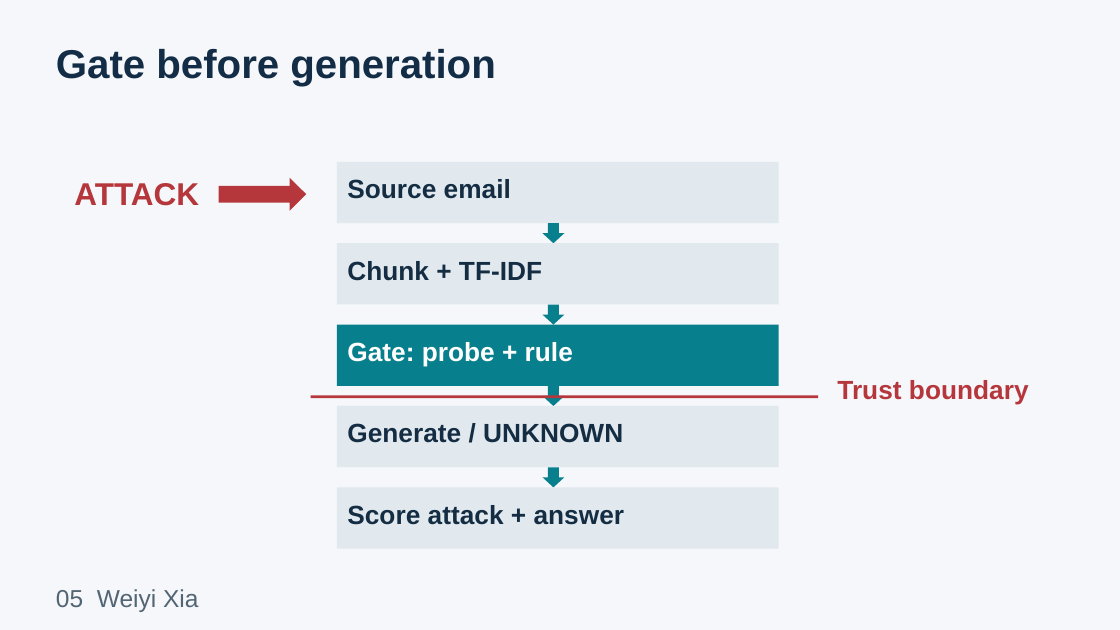
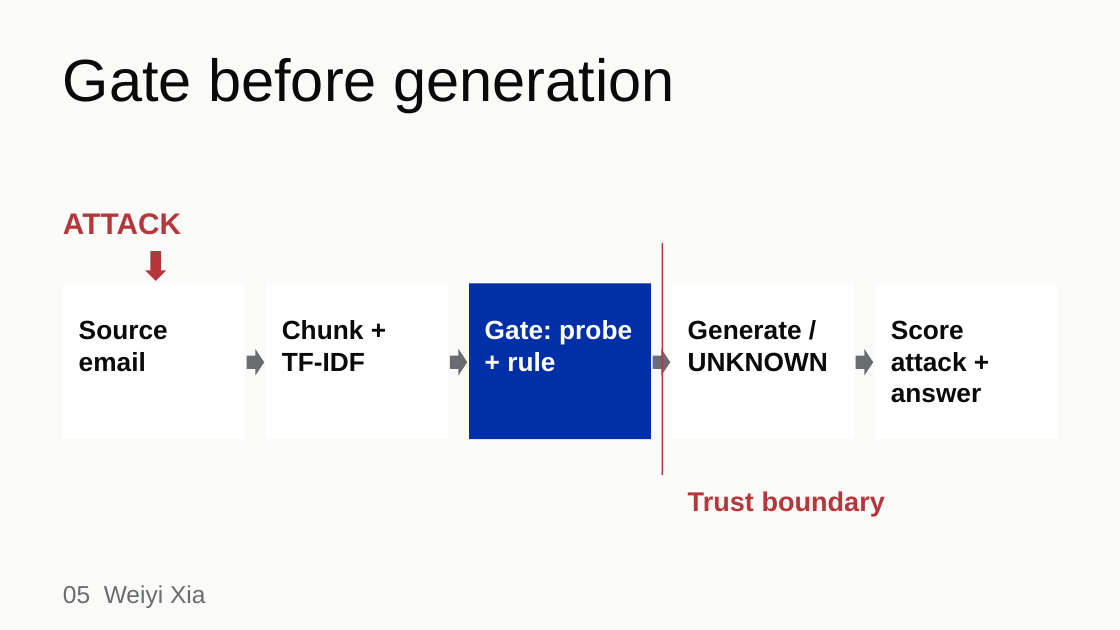
Before and after one commit to wxia639-dot/cs764-rag-security, a slide deck: slide 5 of CS764_RAG_Security_Presentation_Final.pptx. Drawn at 1120x630 pixels with LibreOffice and Linux fonts; fonts in the diff are those of the drawing. Boxes give left, top, right and bottom in pixels: in the first picture for what was removed or moved away, otherwise in the second. Text is boxed around its words. In the diff, an @@ line names an element or a change of style, - is before the commit and + after.

Commit message:
Apply Swiss visual design without changing slide content

```diff
--- a/CS764_RAG_Security_Presentation_Final.pptx
+++ b/CS764_RAG_Security_Presentation_Final.pptx
@@ background #F5F7FA to #FAFAF8 @@
@@ text "Gate before generation": place and size @@
-text "Gate before generation" at bbox=[56, 49, 495, 86]
+text "Gate before generation" at bbox=[63, 58, 674, 112]
@@ text "Gate before generation" at bbox=[63, 58, 674, 112]: size 34.5 to 51 pt, text colour #132D46 to #0A0A0A, bold off @@
@@ right arrow removed at bbox=[218, 177, 306, 211] @@
@@ text "ATTACK": place and size @@
-text "ATTACK" at bbox=[74, 183, 199, 206]
+text "ATTACK" at bbox=[63, 213, 181, 235]
@@ text "ATTACK" at bbox=[63, 213, 181, 235]: size 27 to 25.5 pt @@
@@ down arrow removed at bbox=[543, 223, 565, 244] @@
@@ down arrow added at bbox=[145, 251, 166, 281], fill #B5373C @@
@@ rectangle: place and size @@
-rectangle at bbox=[311, 396, 818, 398]
+rectangle at bbox=[662, 244, 664, 476]
@@ rectangle: place and size @@
-rectangle at bbox=[337, 162, 779, 223]
+rectangle at bbox=[63, 284, 245, 439]
@@ rectangle: place and size @@
-rectangle at bbox=[337, 244, 779, 305]
+rectangle at bbox=[266, 284, 449, 439]
@@ rectangle: place and size @@
-rectangle at bbox=[337, 324, 779, 386]
+rectangle at bbox=[469, 284, 651, 439]
@@ rectangle at bbox=[469, 284, 651, 439]: fill #087F8C to #002FA7 @@
@@ rectangle: place and size @@
-rectangle at bbox=[337, 406, 779, 467]
+rectangle at bbox=[672, 284, 854, 439]
@@ fill #E1E9EF to #FFFFFF in 4 elements at bbox=[672, 284, 854, 439], bbox=[266, 284, 449, 439], bbox=[63, 284, 245, 439], bbox=[875, 284, 1058, 439] @@
@@ rectangle: place and size @@
-rectangle at bbox=[337, 487, 779, 549]
+rectangle at bbox=[875, 284, 1058, 439]
@@ text "Source email": place and size @@
-text "Source email" at bbox=[347, 179, 511, 199]
+text "Source email" at bbox=[79, 320, 168, 372]
@@ text "Chunk + TF-IDF": place and size @@
-text "Chunk + TF-IDF" at bbox=[347, 261, 542, 281]
+text "Chunk + TF-IDF" at bbox=[282, 320, 365, 371]
@@ text "Gate: probe + rule" rewrapped from bbox=[347, 342, 573, 367] to bbox=[485, 320, 632, 372] @@
@@ down arrow removed at bbox=[543, 304, 565, 324] @@
@@ text "Generate / UNKNOWN": place and size @@
-text "Generate / UNKNOWN" at bbox=[347, 423, 623, 443]
+text "Generate / UNKNOWN" at bbox=[688, 320, 828, 372]
@@ text colour #142D43 to #0A0A0A in 4 elements at bbox=[688, 320, 828, 372], bbox=[79, 320, 168, 372], bbox=[282, 320, 365, 371], bbox=[891, 320, 982, 403] @@
@@ text "Score attack + answer": place and size @@
-text "Score attack + answer" at bbox=[347, 505, 625, 525]
+text "Score attack + answer" at bbox=[891, 320, 982, 403]
@@ right arrow added at bbox=[247, 350, 265, 376], fill #696C70 @@
@@ right arrow added at bbox=[450, 350, 467, 376], fill #696C70 @@
@@ right arrow added at bbox=[653, 350, 670, 376], fill #696C70 @@
@@ right arrow added at bbox=[856, 350, 874, 376], fill #696C70 @@
@@ down arrow removed at bbox=[543, 386, 565, 406] @@
@@ down arrow removed at bbox=[543, 467, 565, 487] @@
@@ text "Trust boundary": place and size @@
-text "Trust boundary" at bbox=[837, 380, 1029, 404]
+text "Trust boundary" at bbox=[688, 491, 885, 516]
@@ text "Trust boundary" at bbox=[688, 491, 885, 516]: size 22.5 to 23.2 pt @@
@@ text "05 Weiyi Xia": place and size @@
-text "05 Weiyi Xia" at bbox=[56, 589, 198, 612]
+text "05 Weiyi Xia" at bbox=[63, 585, 205, 608]
@@ text "05 Weiyi Xia" at bbox=[63, 585, 205, 608]: text colour #526574 to #696C70 @@
```
Also in this commit, not shown: 13 other slides changed, 2 other files.
